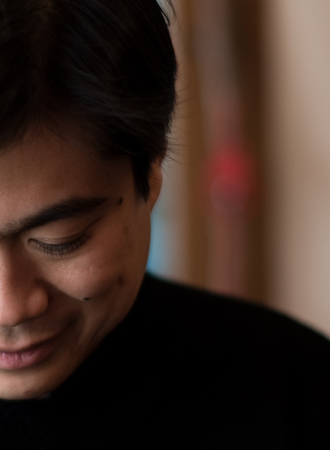
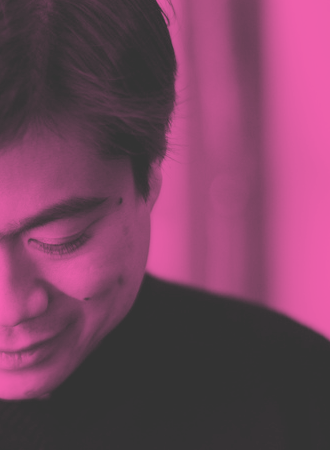
Revision of a layered w=330, h=450 image; what changed, layer by layer:
added layer "2061875577_8c2518ccd8_b.jpg copy" above "2061875577_8c2518ccd8_b.jpg" over [0, 0, 330, 450]
